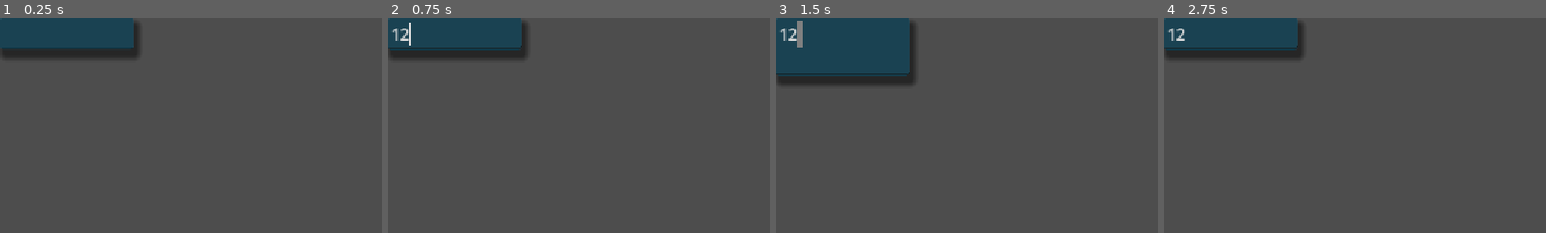
Above: before the commit, frames 1-4 (left to right).
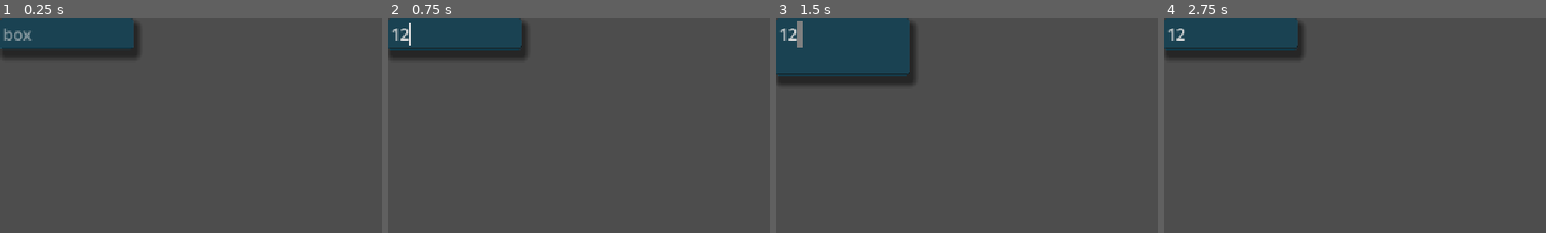
Above: after the commit, the same moments.

Repository: Toasterhog/Nodeweb
Game: Godot game, scene res://papperthings/box/box.tscn
The game is run twice, just before and just after one commit, with the same random seed, the same clock (stepped at 60 frames per second) and the same inputs. This scene is started directly instead of the project's main scene.
Inputs (mouse positions are % of the whole screen's width and height, from its top left):
- Up to frame 1 (0.25 s): no input
- Up to frame 2 (0.75 s): click (9, 4) at 0.52 s; type "12" at 0.6 s
- Up to frame 3 (1.5 s): tap Enter at 1.25 s; drag from (9, 4) to (60, 28) at 1.27 s
- Up to frame 4 (2.75 s): tap Space at 2 s; drag from (30, 55) to (45, 70) at 2.02 s
The pictures show only the part of the screen within x 0-50%, y 0-50%; the shares and areas given below are measured in that part.

The runs differ from the first frame. In frame 1, 0.2% of the frame differs, in the area x 0-9%, y 0-15%; in frame 2, less than 0.1%; in frame 3, less than 0.1%; in frame 4, less than 0.1%.
Error before the commit: Cannot call method 'get_children' on a null value. (res://papperthings/box/box.gd:158)
Error after the commit: Cannot call method 'get_children' on a null value. (res://papperthings/box/box.gd:159)

Commit message:
box panel size update fix
no print on zoom
back to original box design exept for color button

Diff:
--- a/papperthings/box/box.gd
+++ b/papperthings/box/box.gd
@@ -117,6 +117,7 @@
 
 func update_vbc_and_panel_size():
 	VBC.size = Vector2.ZERO
+	await get_tree().process_frame
 	size = VBC.size
 	middlepos = global_position + size/2
 	moved.emit()
--- a/papperthings/box/box.tscn
+++ b/papperthings/box/box.tscn
@@ -4,10 +4,10 @@
 
 [sub_resource type="StyleBoxFlat" id="StyleBoxFlat_wcjw6"]
 bg_color = Color(1, 1, 1, 1)
-corner_radius_top_left = 3
-corner_radius_top_right = 3
+corner_radius_top_left = 5
+corner_radius_top_right = 5
 corner_radius_bottom_right = 5
-corner_radius_bottom_left = 5
+corner_radius_bottom_left = 4
 shadow_color = Color(0, 0, 0, 0.501961)
 shadow_size = 10
 shadow_offset = Vector2(5, 10)
@@ -19,10 +19,10 @@
 [sub_resource type="StyleBoxEmpty" id="StyleBoxEmpty_wcjw6"]
 
 [node name="base" type="Panel"]
-self_modulate = Color(0.109573, 0.49969, 0.652344, 1)
-custom_minimum_size = Vector2(200, 46)
+self_modulate = Color(0.1105, 0.497142, 0.65, 1)
+custom_minimum_size = Vector2(200, 45.39)
 offset_right = 200.0
-offset_bottom = 46.0
+offset_bottom = 45.39
 focus_mode = 2
 theme_override_styles/panel = SubResource("StyleBoxFlat_wcjw6")
 script = ExtResource("1_p41sv")
@@ -52,6 +52,7 @@
 mouse_filter = 1
 theme_override_font_sizes/font_size = 24
 theme_override_styles/focus = SubResource("StyleBoxEmpty_ryaet")
+placeholder_text = "box"
 context_menu_enabled = false
 emoji_menu_enabled = false
 wrap_mode = 1
@@ -67,6 +68,7 @@
 focus_neighbor_top = NodePath("../LineEdit")
 mouse_filter = 1
 theme_override_styles/focus = SubResource("StyleBoxEmpty_wcjw6")
+placeholder_text = "gibberish"
 context_menu_enabled = false
 scroll_fit_content_height = true
 scroll_fit_content_width = true
--- a/saveAndLoad/load_dialog.gd
+++ b/saveAndLoad/load_dialog.gd
@@ -34,6 +34,7 @@
 	var A_LE := res.LineText
 	var A_TE := res.BodyText
 	var A_ex := res.expanded
+
 	var LinkS := res.link_sb
 	var LinkE := res.link_eb
 
@@ -46,20 +47,17 @@
 	for i in A_position.size():
 
 		var box := BOX.instantiate()
-		var LE := box.get_node("VBoxContainer/HBoxContainer/LineEdit")
+		var LE := box.get_node("VBoxContainer/LineEdit")
 		var TE := box.get_node("VBoxContainer/TextEdit")
-		var CP := box.get_node("VBoxContainer/HBoxContainer/ColorPickerButton")
 
 		LE.text = A_LE[i]
 		TE.text = A_TE[i]
-		CP.color = A_color[i]
 		box.self_modulate = A_color[i]
 		box.position = A_position[i]
 		box.get_node("VBoxContainer/TextEdit").visible = A_ex[i]
-		box.get_node("VBoxContainer/HBoxContainer/ColorPickerButton").visible = A_ex[i]
 		box.id = A_id[i] + 1000
 		box_holder.add_child(box)
-		box.update_vbc_and_panel_size() #ATTENTION
+		box.update_vbc_and_panel_size()
 
 	for i in LinkS.size():
 		var link = LINK.instantiate()
--- a/scripts/camera_2d.gd
+++ b/scripts/camera_2d.gd
@@ -37,12 +37,10 @@
 func zoom_out() -> void:
 	target_zoom = max(target_zoom * (1- delta_zoom), min_zoom)
 	set_physics_process(true)
-	print("(out) target_zoom: " , target_zoom)
 
 func zoom_in() -> void:
 	target_zoom = min(target_zoom *(1+delta_zoom), max_zoom)
 	set_physics_process(true)
-	print("(in) target_zoom: " , target_zoom)
 
 func _physics_process(delta: float) -> void:
 	zoom = lerp( zoom, target_zoom * Vector2.ONE, zoom_rate * delta )
